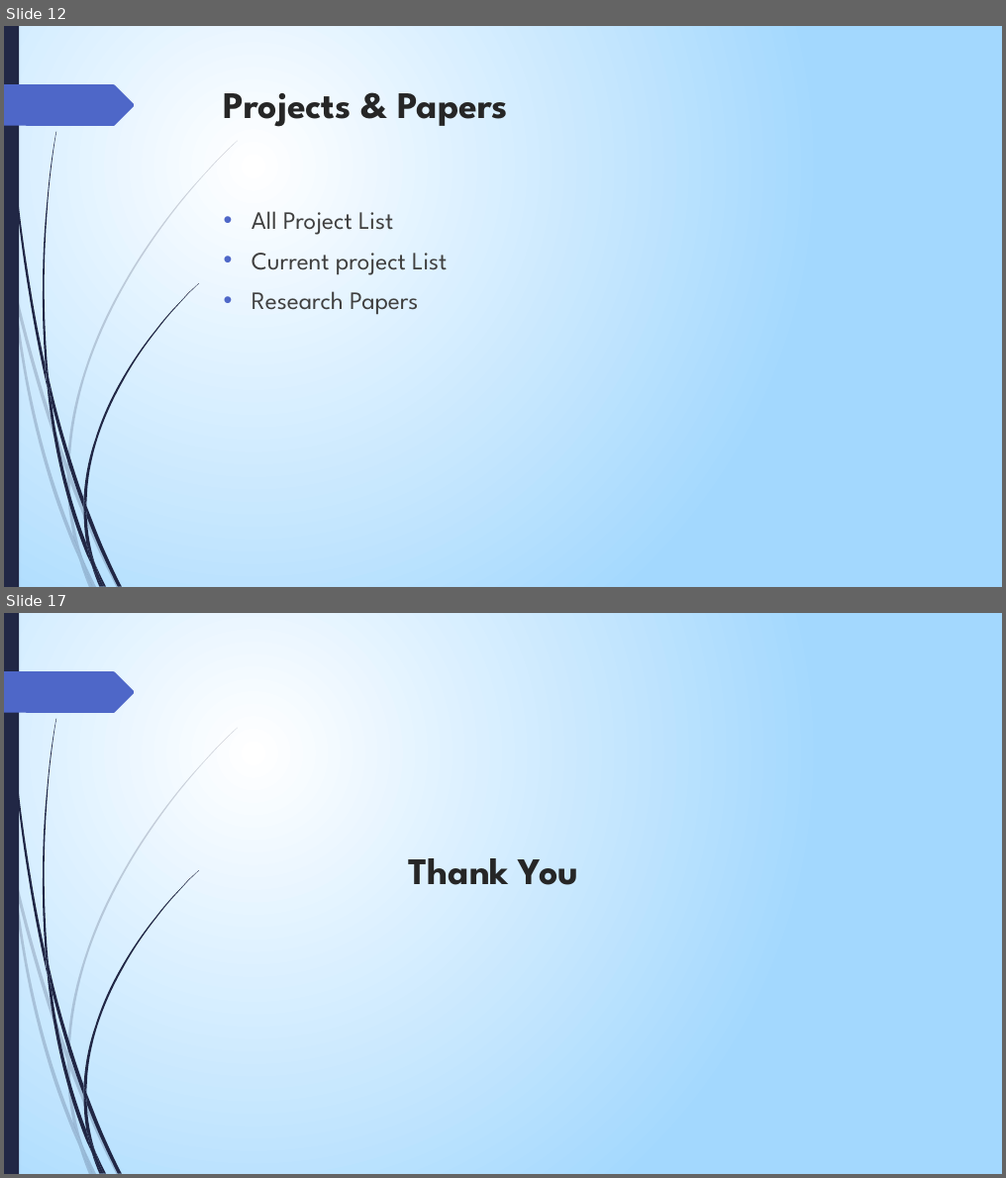
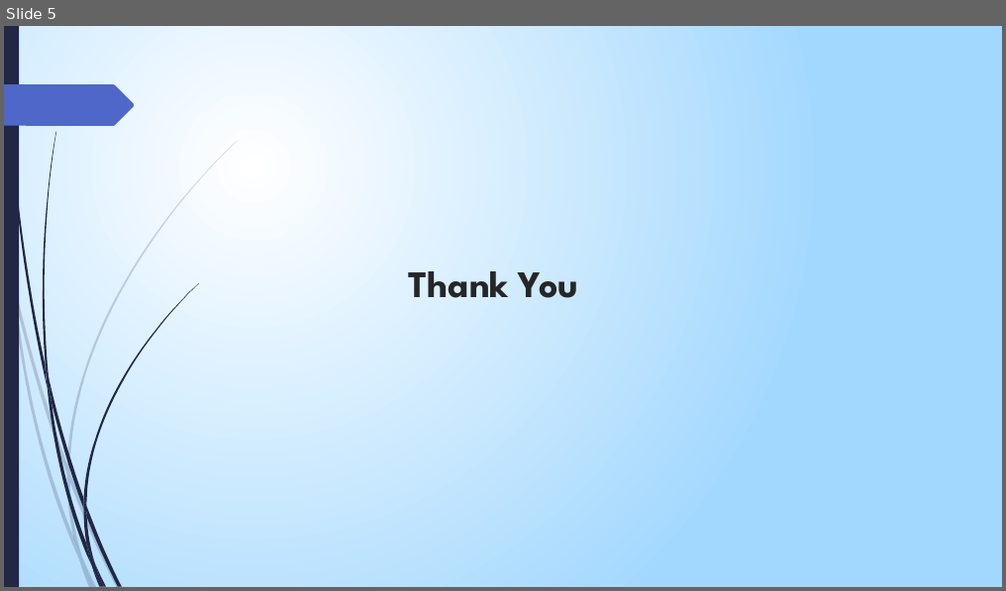
Before and after one commit to talha08/nlp_lab_sust, a slide deck: 200.pptx. Shown one above the other, each under a label of ours: slides 12 and 17 before the commit, slide 5 after it; the slides between them are not shown. The pictures are 1006x1178 and 1006x591 pixels, drawn with LibreOffice and Linux fonts; fonts in the diff are those of the drawing. Boxes give left, top, right and bottom in pixels: in the first picture for what was removed or moved away, otherwise in the second. Text is boxed around its words. In the diff, an @@ line names an element or a change of style, - is before the commit and + after.

```diff
--- a/200.pptx
+++ b/200.pptx
@@ slide 12 removed at <box>4,26,1002,587</box>, background gradient #FFFFFF to #A3D7FF; not listed: 24 template elements that a slide beside it also shows @@
@@ title removed at <box>224,93,508,127</box> @@
-Projects & Papers
@@ text removed at <box>252,211,447,315</box> @@
-• All Project List
-• Current project List
-• Research Papers
@@ what was slide 17 is now slide 5 @@
```
Also in this commit, not shown: 2 slides changed, 2 slides added, 13 other slides removed, 15 other files.
